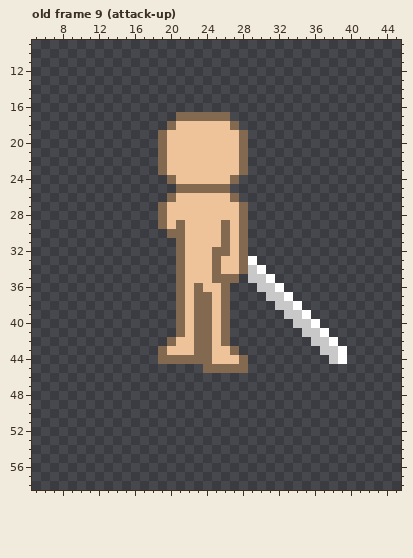
Two states of a pixel-art file, Shroomfall/entity/player/item.aseprite. The picture above was drawn from the file before the commit.
48x64 pixels, 16 frames. Shown: old frame 9 (attack-up): x 5..45, y 9..58. The commit also changed other frames, which this record leaves out.
The same view after the edit:
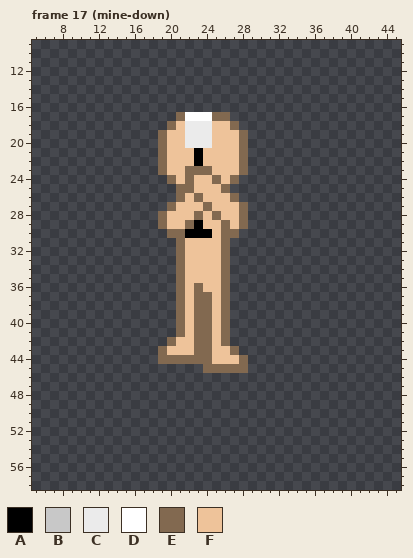
Palette (. is transparent): A #000000  B #c8c8c8  C #ebebeb  D #ffffff  E #826950  F #eec39a
A new or re-ordered frame is compared with the old frame closest to it.
Change:
frames 16 -> 32
--- frame 17 (mine-down) is new; against old frame 9 (attack-up), layers "Layer 1", "Layer 2"
@@ x 17..41 @@
 16 .........................
-17 ....EEEEEE...............
-18 ...EFFFFFFE..............
-19 ..EFFFFFFFFE.............
-20 ..EFFFFFFFFE.............
-21 ..EFFFFFFFFE.............
-22 ..EFFFFFFFFE.............
-23 ..EFFFFFFFFE.............
-24 ...EFFFFFFE..............
-25 ....EEEEEE...............
-26 ...EFFFFFFE..............
-27 ..EFFFFFFFFE.............
-28 ..EFFFFFFFFE.............
-29 ..EFEFFFFEFE.............
-30 ...EEFFFFEFE.............
-31 ....EFFFFEFE.............
-32 ....EFFFEEFE.............
-33 ....EFFFEFFED............
-34 ....EFFFEFFEBD...........
-35 ....EFFFEEE.BBD..........
-36 ....EFEFFE...BBD.........
-37 ....EFEEFE....BBD........
-38 ....EFEEFE.....BBD.......
-39 ....EFEEFE......BBD......
-40 ....EFEEFE.......BBD.....
-41 ....EFEEFE........BBD....
-42 ...EFFEEFE.........BBD...
-43 ..EFFFEEFFE.........BBD..
-44 ..EEEEEEFFFE.........BD..
+17 ....EDDDEE...............
+18 ...EFCCCFFE..............
+19 ..EFFCCCFFFE.............
+20 ..EFFCCCFFFE.............
+21 ..EFFFAFFFFE.............
+22 ..EFFFAFFFFE.............
+23 ..EFFEEEFFFE.............
+24 ...EFEFFEFE..............
+25 ....EEFFFE...............
+26 ....EFEFFFE..............
+27 ...EFFFEFFFE.............
+28 ..EFFFEFEFFE.............
+29 ..EFFEAFFEFE.............
+30 ...EEAAAFEE..............
+31 ....EFFFFE...............
+32 ....EFFFFE...............
+33 ....EFFFFE...............
+34 ....EFFFFE...............
+35 ....EFFFFE...............
+36 ....EFEFFE...............
+37 ....EFEEFE...............
+38 ....EFEEFE...............
+39 ....EFEEFE...............
+40 ....EFEEFE...............
+41 ....EFEEFE...............
+42 ...EFFEEFE...............
+43 ..EFFFEEFFE..............
+44 ..EEEEEEFFFE.............
 45 .......EEEEE.............
